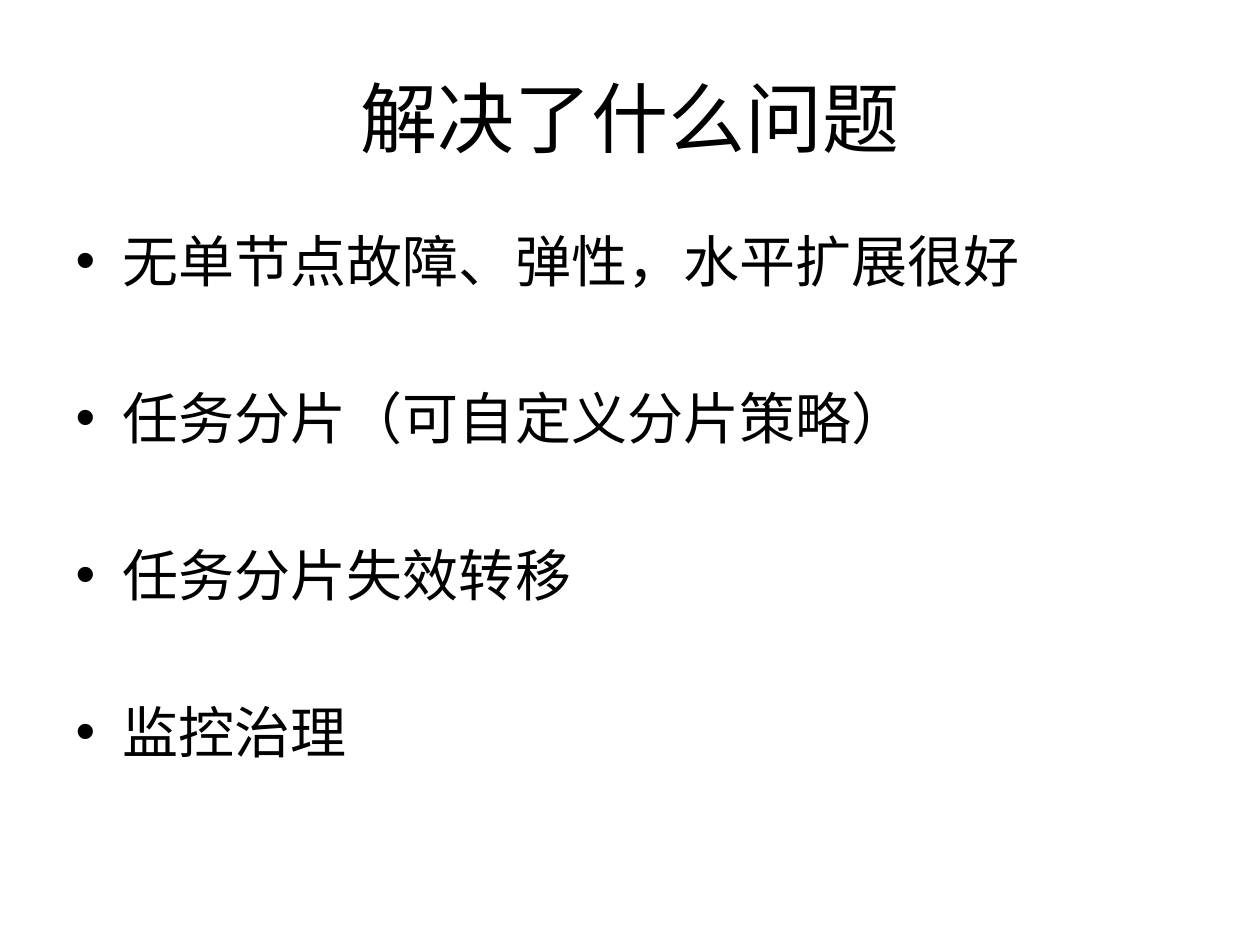
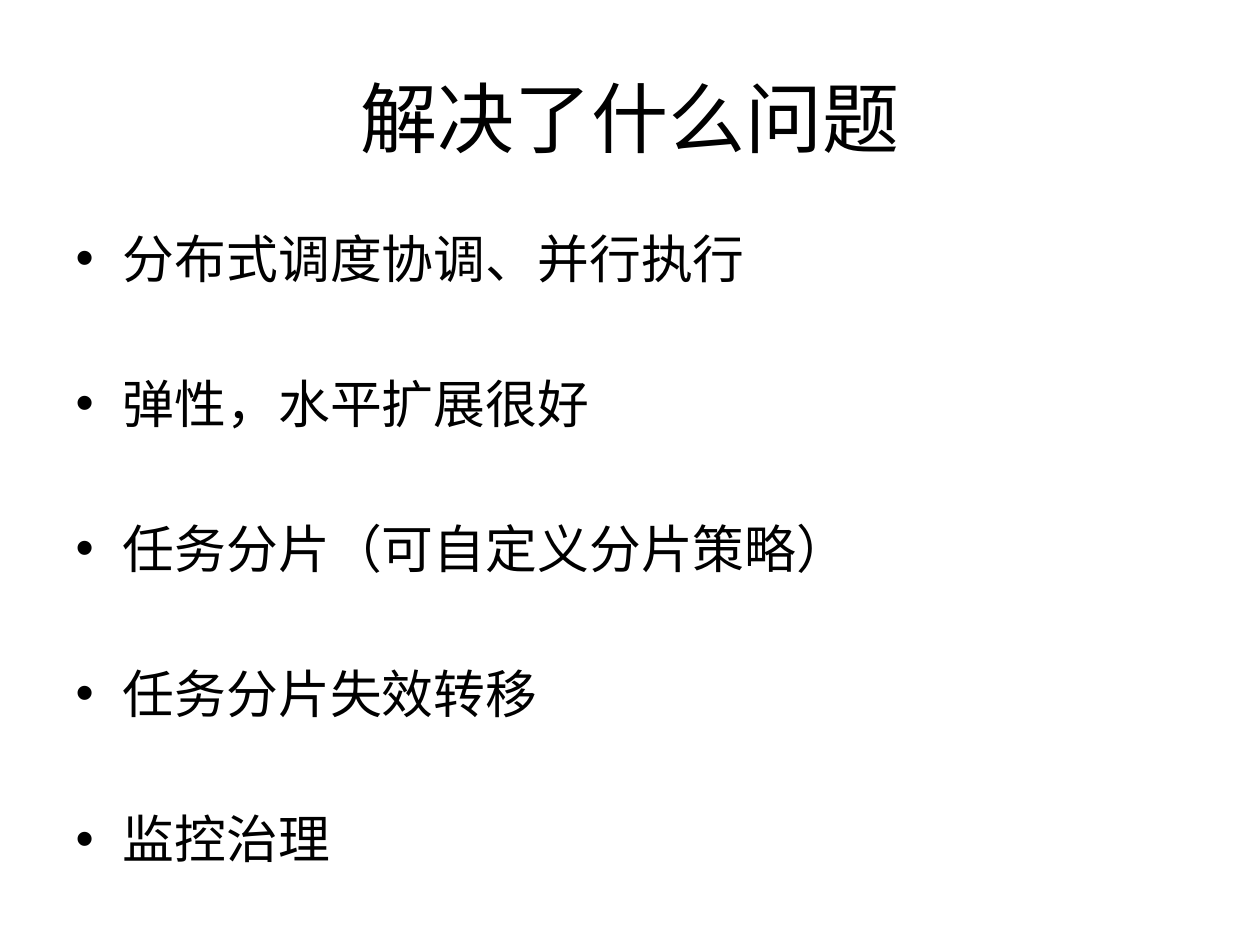
Before and after one commit to liuendy/practice, a slide deck: slide 4 of elastic-job-lite/elastic-job.pptx (slide 3 before the commit). Drawn at 1260x945 pixels with LibreOffice and Linux fonts; fonts in the diff are those of the drawing. Boxes give left, top, right and bottom in pixels: in the first picture for what was removed or moved away, otherwise in the second. Text is boxed around its words. In the diff, an @@ line names an element or a change of style, - is before the commit and + after.

```diff
--- a/elastic-job-lite/elastic-job.pptx
+++ b/elastic-job-lite/elastic-job.pptx
@@ text at [123,234,745,429]: text changed; size 32 to 29.6 pt @@
-• 无单节点故障、弹性，水平扩展很好
+• 分布式调度协调、并行执行
+• 弹性，水平扩展很好
@@ text at [123,524,848,863]: size 32 to 29.6 pt in "任务分片（可自定义分片策略）", "任务分片失效转移", "监控治理" @@
```
Also in this commit, not shown: 3 other slides changed, 4 slides added, 4 slides removed.
